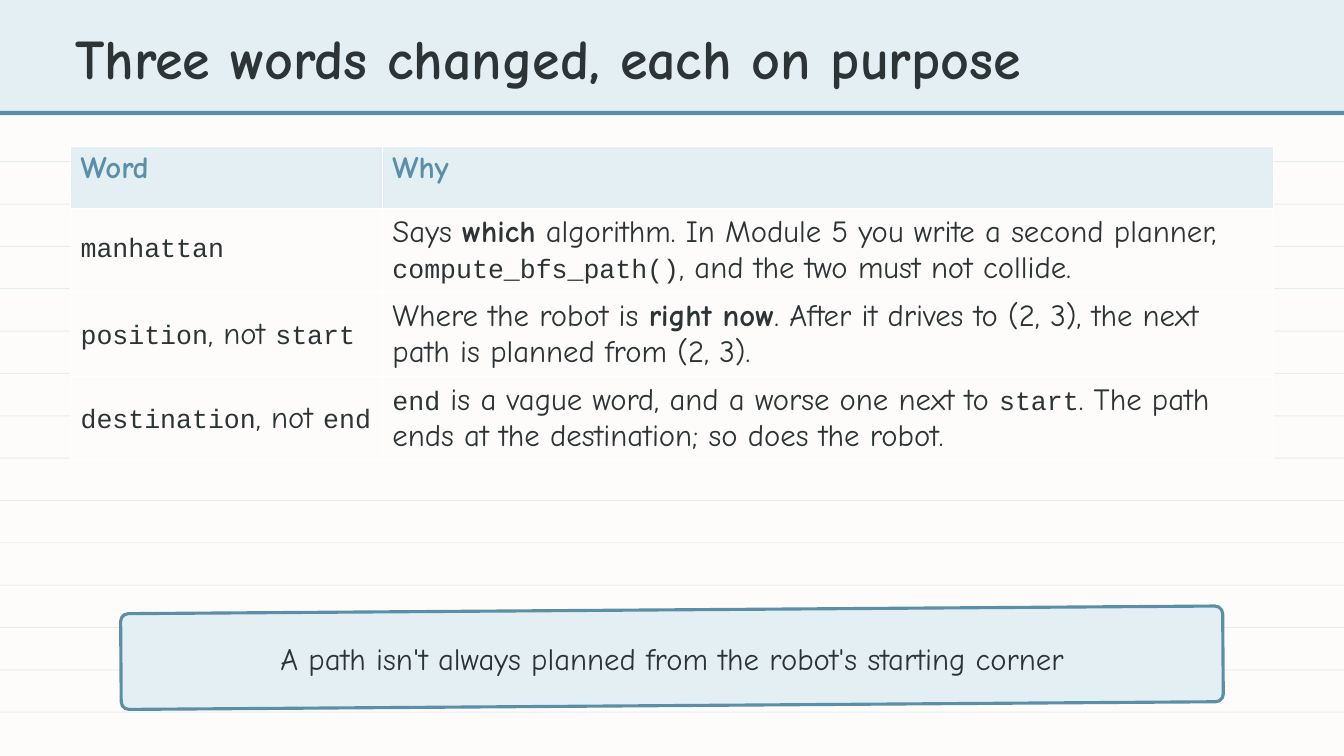
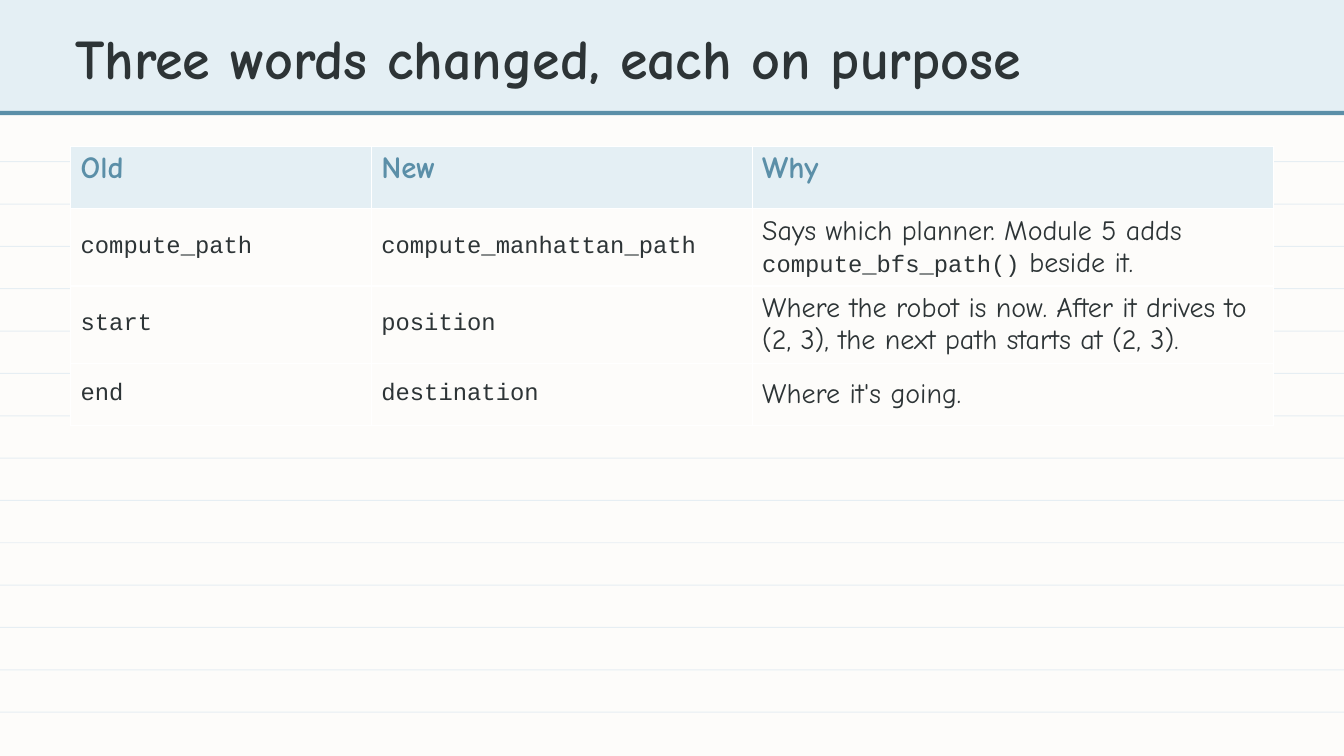
Before and after one commit to bradamiller/LearningPython, a slide deck: slide 4 of static/slides/module-04-manhattan/module-4-lesson-05-manhattan-function.pptx. Drawn at 1344x756 pixels with LibreOffice and Linux fonts; fonts in the diff are those of the drawing. Boxes give left, top, right and bottom in pixels: in the first picture for what was removed or moved away, otherwise in the second. Text is boxed around its words. In the diff, an @@ line names an element or a change of style, - is before the commit and + after.

```diff
--- a/static/slides/module-04-manhattan/module-4-lesson-05-manhattan-function.pptx
+++ b/static/slides/module-04-manhattan/module-4-lesson-05-manhattan-function.pptx
@@ table at (x1=71, y1=146, x2=1273, y2=413) @@
-column 1: Word | manhattan | position, not start | destination, not end
-column 2: Why | Says which algorithm. In Module 5 you write a second planner, compute_bfs_path(), and the two must not collide. | Where the robot is right now. After it drives to (2, 3), the next path is planned from (2, 3). | end is a vague word, and a worse one next to start. The path ends at the destination; so does the robot.
+column 1: Old | compute_path | start | end
+column 2: New | compute_manhattan_path | position | destination
+column 3: Why | Says which planner. Module 5 adds compute_bfs_path() beside it. | Where the robot is now. After it drives to (2, 3), the next path starts at (2, 3). | Where it's going.
@@ rounded rectangle removed at (x1=121, y1=606, x2=1223, y2=710) @@
@@ text removed at (x1=280, y1=649, x2=1064, y2=676) @@
-A path isn't always planned from the robot's starting corner
```
Also in this commit, not shown: 7 other slides changed, 3 slides removed, 8 other files.
